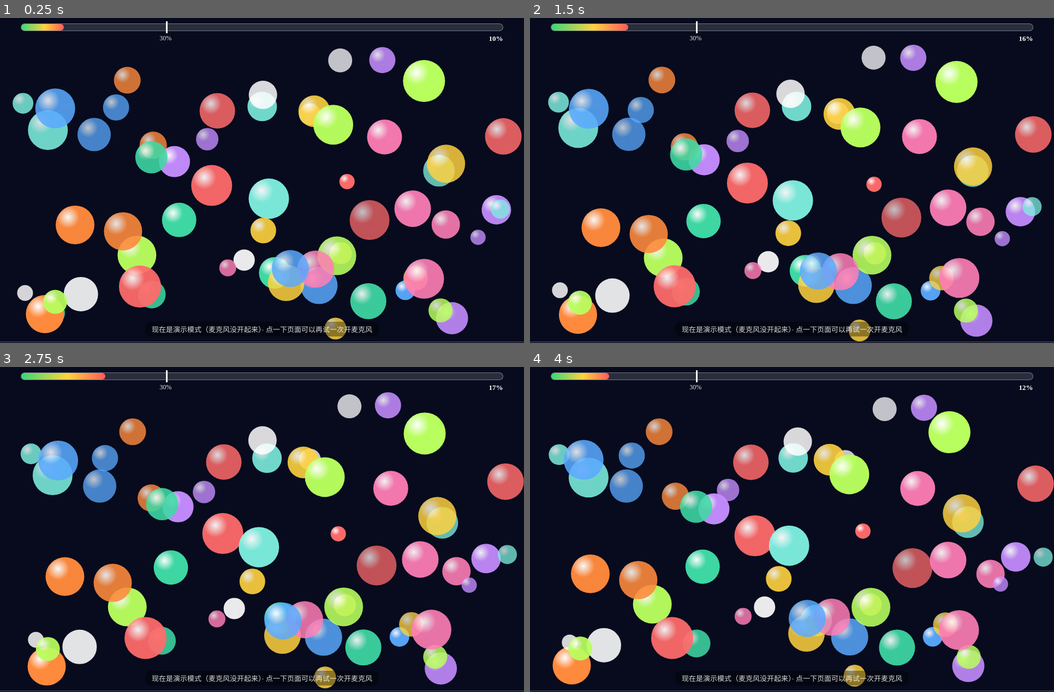
Above: before the commit, frames 1-4 (two rows, left to right).
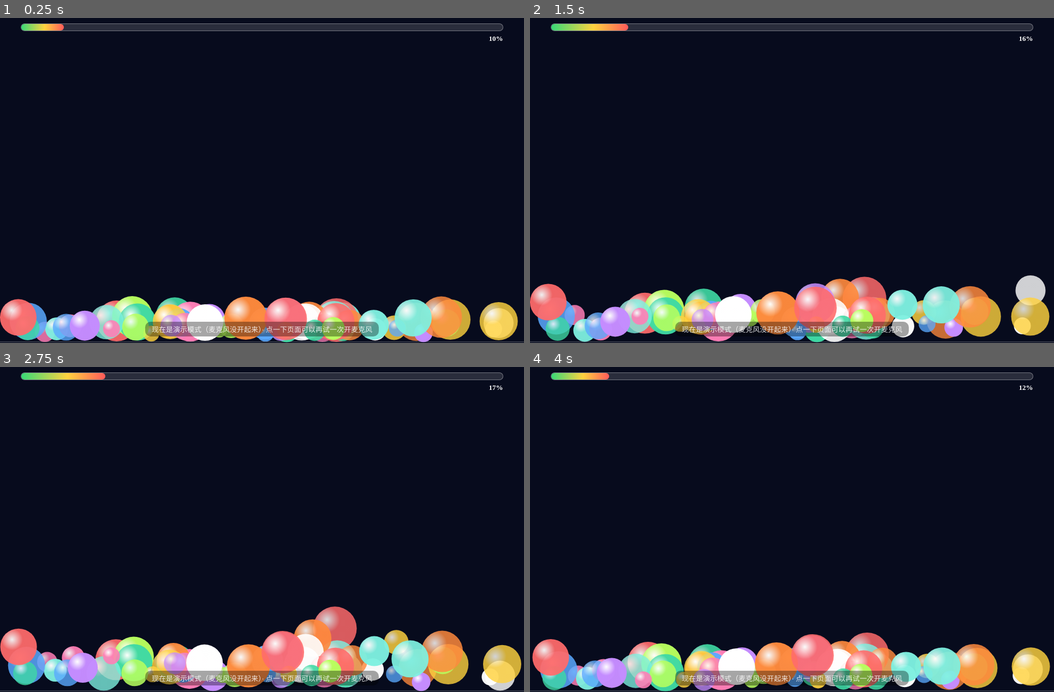
Above: after the commit, the same moments.

Repository: GGBondIII/shengyin-qiangruo-games
Game: browser game, page yinlangqiu.html
Two runs of this game, one before a commit and one after it. Both use one fixed random seed, a clock stepped at 60 frames per second and the inputs below.
Inputs (mouse positions are in pixels of both pictures, inside the frame that each line leads up to):
- Up to frame 1 (0.25 s): no input
- Up to frame 2 (1.5 s): click (792, 180) at 0.27 s; click (792, 213) at 1.07 s
- Up to frame 3 (2.75 s): click (157, 497) at 1.67 s; press the mouse at (366, 480) at 2.27 s; release the mouse at (262, 464) at 2.4 s
- Up to frame 4 (4 s): click (870, 594) at 2.87 s; click (661, 610) at 3.47 s

The runs differ from the first frame. In frame 1, 33% of the frame differs, in the area x 0-100%, y 1-100%; in frame 2, 33%; in frame 3, 33%; in frame 4, 33%.

Commit message:
音浪球v6：静止时小球全部落在屏幕底部，弹跳高度随音量连续变大（越响跳得越高），去掉30%起跳线

Diff:
--- a/yinlangqiu.html
+++ b/yinlangqiu.html
@@ -14,8 +14,6 @@
   #volbar { position: fixed; top: 14px; left: 4%; right: 4%; height: 40px; z-index: 5; pointer-events: none; }
   #volTrack { position: relative; height: 14px; background: rgba(255,255,255,0.14); border: 1px solid rgba(255,255,255,0.35); border-radius: 7px; pointer-events: auto; cursor: pointer; touch-action: none; }
   #volFill { height: 100%; width: 0%; background: linear-gradient(90deg, #38d977, #ffd23f 55%, #ff5a5a); border-radius: 7px; transition: width 0.08s linear; }
-  #volMark { position: absolute; left: 30%; top: -5px; bottom: -5px; width: 3px; background: #fff; }
-  #volMarkLabel { position: absolute; left: 30%; top: 20px; transform: translateX(-50%); font-size: 12px; color: #fff; opacity: 0.9; }
   #volText { position: absolute; right: 0; top: 20px; font-size: 13px; font-weight: bold; color: #fff; }
   #hint { position: fixed; left: 50%; bottom: 12px; transform: translateX(-50%); z-index: 5; font-size: 13px; color: rgba(255,255,255,0.85); background: rgba(0,0,0,0.35); padding: 4px 12px; border-radius: 10px; white-space: nowrap; pointer-events: none; }
 </style>
@@ -25,9 +23,7 @@
 <div id="volbar">
   <div id="volTrack">
     <div id="volFill"></div>
-    <div id="volMark"></div>
   </div>
-  <div id="volMarkLabel">30%</div>
   <div id="volText">0%</div>
 </div>
 <div id="hint">正在准备…</div>
@@ -37,32 +33,6 @@
   var hint = document.getElementById('hint');
   var volFill = document.getElementById('volFill');
   var volText = document.getElementById('volText');
-  var volTrack = document.getElementById('volTrack');
-  var volMark = document.getElementById('volMark');
-  var volMarkLabel = document.getElementById('volMarkLabel');
-  // 起跳音量标准，默认 30%，可以在音量条上左右拖动白线随时改
-  var threshold = 0.30;
-  function setThreshold(v) {
-    threshold = Math.max(0.05, Math.min(0.95, v));
-    volMark.style.left = (threshold * 100) + '%';
-    volMarkLabel.style.left = (threshold * 100) + '%';
-    volMarkLabel.textContent = Math.round(threshold * 100) + '%';
-  }
-  function thresholdFromEvent(e) {
-    var rect = volTrack.getBoundingClientRect();
-    return (e.clientX - rect.left) / rect.width;
-  }
-  var draggingThreshold = false;
-  volTrack.addEventListener('pointerdown', function (e) {
-    draggingThreshold = true;
-    if (volTrack.setPointerCapture) volTrack.setPointerCapture(e.pointerId);
-    setThreshold(thresholdFromEvent(e));
-  });
-  volTrack.addEventListener('pointermove', function (e) {
-    if (draggingThreshold) setThreshold(thresholdFromEvent(e));
-  });
-  volTrack.addEventListener('pointerup', function () { draggingThreshold = false; });
-  volTrack.addEventListener('pointercancel', function () { draggingThreshold = false; });
   var COLORS = ['#ff7eb6', '#c58cff', '#5aa9ff', '#3fd9a4', '#ffd23f', '#ff8a3d', '#ffffff', '#ff6b6b', '#7ef0e0', '#b8ff5e'];
   var balls = [];
   var W = 0, H = 0;
@@ -85,12 +55,11 @@
     W = s.w; H = s.h;
     if (!balls.length) { initBalls(); }
     else if (oldW > 0 && oldH > 0 && (W !== oldW || H !== oldH)) {
-      // 窗口变了：球按比例挪到新尺寸里，铺满整个画面，别挤在旧角落
-      var sx = W / oldW, sy = H / oldH;
+      // 窗口变了：横向按比例挪，纵向一律落回新底部
+      var sx = W / oldW;
       balls.forEach(function (b) {
         b.x = Math.min(Math.max(b.x * sx, b.r), W - b.r);
-        b.baseY = Math.min(Math.max(b.baseY * sy, b.r + 6), H - b.r - 6);
-        b.y = Math.min(Math.max(b.y * sy, b.r), H - b.r - 6);
+        b.baseY = H - b.r - 2;
         if (b.y > b.baseY) b.y = b.baseY;
       });
     }
@@ -101,8 +70,7 @@
     balls = [];
     for (var i = 0; i < 60; i++) {
       var r = 14 + Math.random() * 26;
-      var top = 70, span = Math.max(40, H - top - r - 6);
-      var y = top + Math.random() * span; // 铺满整个画面，不再全贴在底边
+      var y = H - r - 2; // 静止时全部落在屏幕底部（贴着地面线）
       var color = COLORS[i % COLORS.length];
       var el = document.createElement('div');
       el.className = 'ball';
@@ -114,13 +82,10 @@
       el.style.opacity = balls[i].alpha;
     }
   }
-  function render(now) {
+  function render() {
     for (var i = 0; i < balls.length; i++) {
       var b = balls[i];
-      // 没声音时也轻轻漂浮，别看起来像坏了
-      var bob = (window.__ylqJump > 0) ? 0 : Math.sin(now * 1.3 + b.phase) * 3.5;
-      var ry = b.y + bob;
-      b.el.style.transform = 'translate(' + (b.x - b.r) + 'px,' + (ry - b.r) + 'px)';
+      b.el.style.transform = 'translate(' + (b.x - b.r) + 'px,' + (b.y - b.r) + 'px)';
     }
   }
   var lastFrameAt = 0;
@@ -137,25 +102,28 @@
       }
       level += (targetLevel - level) * 0.18;
       if (Math.abs(targetLevel - level) < 0.002) level = targetLevel;
-      // 音量标准：低于设定的阈值不跳；超过阈值才跳，越往上跳得越高
-      var jump = level < threshold ? 0 : (level - threshold) / (1 - threshold);
-      window.__ylqJump = jump;
       volFill.style.width = Math.round(level * 100) + '%';
       volText.textContent = Math.round(level * 100) + '%';
       var now = Date.now() / 1000;
       balls.forEach(function (b) {
-        if (jump <= 0) {
-          b.vy = 0; b.y += (b.baseY - b.y) * 0.12; b.x += Math.sin(now * 0.6 + b.phase) * 0.15;
-        } else {
-          if (b.y >= b.baseY - 0.5 && b.vy >= 0) { b.vy = -(6 + jump * 30 * b.speed); }
+        if (b.y >= b.baseY - 0.5 && b.vy >= 0) {
+          // 落在底部：按当前音量决定弹跳力度——越响跳得越高，安静时（音量≈0）就停在底部
+          if (level > 0.03) {
+            b.vy = -(level * 30 * b.speed) * (0.85 + Math.random() * 0.3);
+            if (b.vy > -1.2) b.vy = -1.2; // 有一点声音至少轻轻颤一下
+          } else {
+            b.vy = 0; b.y = b.baseY;
+          }
+        }
+        if (b.vy !== 0 || b.y < b.baseY) {
           b.vy += 0.7; b.y += b.vy;
           if (b.y > b.baseY) { b.y = b.baseY; b.vy = 0; }
           if (b.y < b.r) { b.y = b.r; b.vy = Math.abs(b.vy) * 0.55; }
-          b.x += Math.sin(now * 1.2 + b.phase) * 0.5 * jump;
+          b.x += Math.sin(now * 1.2 + b.phase) * 0.4 * level;
         }
         if (b.x < b.r) b.x = b.r; if (b.x > W - b.r) b.x = W - b.r; if (b.y < b.r) b.y = b.r;
       });
-      render(now);
+      render();
     } catch (err) { /* 单帧出错不许停掉整个动画 */ }
   }
   // 看门狗：内嵌浏览器偶尔会暂停动画帧，超过 250ms 没动静就用定时器顶上
